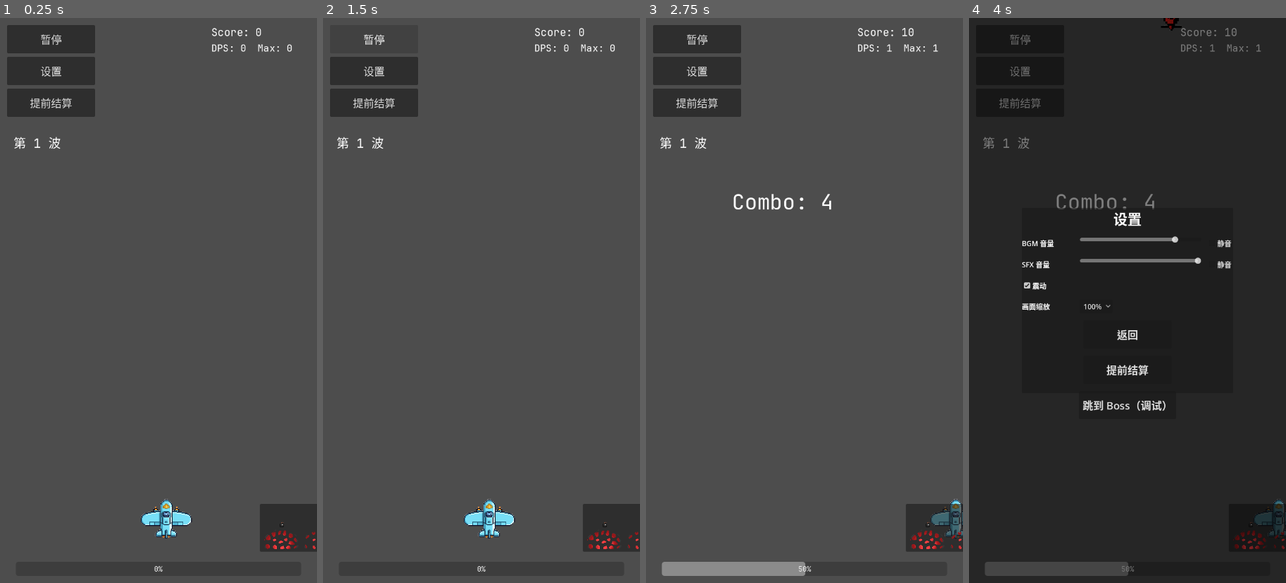
Above: before the commit, frames 1-4 (left to right).
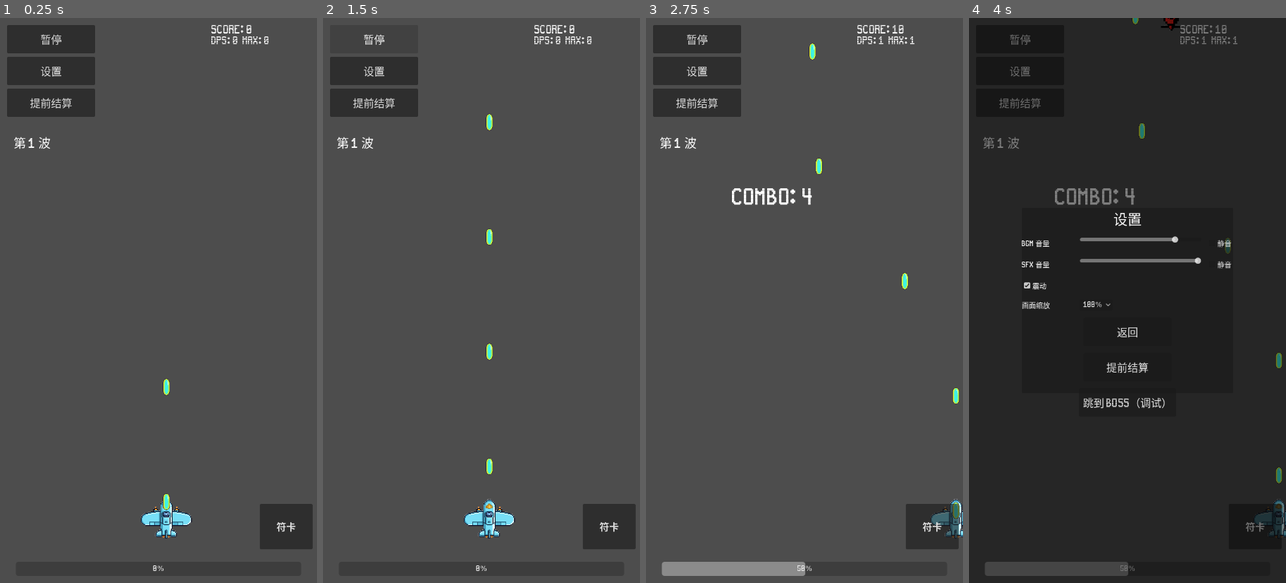
Above: after the commit, the same moments.

Repository: qingzhixing/plane-war
Game: Godot game, scene res://scenes/Main.tscn
The game is run twice, just before and just after one commit, with the same random seed, the same clock (stepped at 60 frames per second) and the same inputs. Sound files missing from this copy of the repository are replaced by a short silence.
Inputs (mouse positions are in pixels of both pictures, inside the frame that each line leads up to):
- Up to frame 1 (0.25 s): no input
- Up to frame 2 (1.5 s): click "暂停" at 0.5 s; click "继续" at 1.25 s
- Up to frame 3 (2.75 s): tap Enter at 2 s; move the mouse to (874, 272) at 2.02 s; hold D from 2.03 s (still down); tap P at 2.1 s; click (874, 272) at 2.17 s
- Up to frame 4 (4 s): release D at 2.75 s; click "设置" at 2.75 s; click "提前结算" at 3.5 s

The runs differ from the first frame. In frame 1, 1.0% of the frame differs, in the area x 8-100%, y 1-98%; in frame 2, 1.1%; in frame 3, 1.6%; in frame 4, 2.4%, in the area x 8-100%, y 0-98%.

Commit message:
🎮 ADD: 回退子弹贴图并统一像素字体
恢复玩家与敌方子弹到基础子弹贴图，移除符卡按钮对 Bomb 精灵表的错误引用，并统一动态与场景 UI 到像素字体主题。

Made-with: Cursor

Diff:
--- a/assets/theme/default_ui_theme.tres
+++ b/assets/theme/default_ui_theme.tres
@@ -1,6 +1,6 @@
 [gd_resource type="Theme" load_steps=2 format=3]
 
-[ext_resource type="FontFile" path="res://assets/font/JetBrainsMono[wght].ttf" id="1"]
+[ext_resource type="FontFile" path="res://assets/font/pixelFont-7-8x14-sproutLands.ttf" id="1"]
 
 [resource]
 default_font = ExtResource("1")
--- a/scenes/bullets/EnemyBasicBullet.tscn
+++ b/scenes/bullets/EnemyBasicBullet.tscn
@@ -1,7 +1,7 @@
 [gd_scene load_steps=4 format=3 uid="uid://bm1io1ijyvqyb"]
 
 [ext_resource type="Script" uid="uid://cr33b23e8ov8k" path="res://scripts/enemy_turret_bullet.gd" id="1_script"]
-[ext_resource type="Texture2D" path="res://assets/sprites/bullets/Arrow.png" id="2_tex"]
+[ext_resource type="Texture2D" uid="uid://b13ouvorm5y54" path="res://assets/sprites/bullets/bullet_enemy_basic.png" id="2_tex"]
 
 [sub_resource type="CircleShape2D" id="1"]
 radius = 22.022715
--- a/scenes/bullets/PlayerBullet.tscn
+++ b/scenes/bullets/PlayerBullet.tscn
@@ -1,21 +1,21 @@
-[gd_scene load_steps=4 format=3 uid="uid://du8esn7dxfruf"]
+[gd_scene format=3 uid="uid://du8esn7dxfruf"]
 
 [ext_resource type="Script" uid="uid://b76gldi4o1rfo" path="res://scripts/player_bullet.gd" id="1_g64gn"]
-[ext_resource type="Texture2D" path="res://assets/sprites/bullets/Gun.png" id="2_p7wmw"]
+[ext_resource type="Texture2D" uid="uid://w478a7uockj4" path="res://assets/sprites/bullets/bullet_player_basic.png" id="2_p7wmw"]
 
 [sub_resource type="CapsuleShape2D" id="CapsuleShape2D_p7wmw"]
 radius = 11.666666
 height = 63.333332
 
-[node name="PlayerBullet" type="Area2D"]
+[node name="PlayerBullet" type="Area2D" unique_id=1184914378]
 scale = Vector2(0.6, 0.6)
 script = ExtResource("1_g64gn")
 
-[node name="Sprite2D" type="Sprite2D" parent="."]
+[node name="Sprite2D" type="Sprite2D" parent="." unique_id=869012965]
 position = Vector2(1.1920929e-07, 2.3841858e-07)
 rotation = 1.5701729
 scale = Vector2(0.04, 0.04)
 texture = ExtResource("2_p7wmw")
 
-[node name="CollisionShape2D" type="CollisionShape2D" parent="."]
+[node name="CollisionShape2D" type="CollisionShape2D" parent="." unique_id=663031882]
 shape = SubResource("CapsuleShape2D_p7wmw")
--- a/scripts/boss_hud.gd
+++ b/scripts/boss_hud.gd
@@ -1,4 +1,6 @@
 extends CanvasLayer
+
+const _DEFAULT_UI_THEME: Theme = preload("res://assets/theme/default_ui_theme.tres")
 
 var _root: Control
 var _name_label: Label
@@ -10,6 +12,7 @@
 
 	_root = Control.new()
 	_root.mouse_filter = Control.MOUSE_FILTER_IGNORE
+	_root.theme = _DEFAULT_UI_THEME
 	_root.set_anchors_preset(Control.PRESET_FULL_RECT)
 	_root.set_offsets_preset(Control.PRESET_FULL_RECT)
 	add_child(_root)
--- a/scripts/game_over.gd
+++ b/scripts/game_over.gd
@@ -1,4 +1,6 @@
 extends CanvasLayer
+
+const _DEFAULT_UI_THEME: Theme = preload("res://assets/theme/default_ui_theme.tres")
 
 @export var player_path: NodePath
 @export var main_path: NodePath = NodePath("..")
@@ -25,6 +27,7 @@
 	# 复用场景中已有的 GameOver UI 结构：GameOver/Root/... 节点
 	var root := get_node_or_null("Root")
 	if root is Control:
+		(root as Control).theme = _DEFAULT_UI_THEME
 		root.mouse_filter = Control.MOUSE_FILTER_STOP
 		root.visible = false
 		_panel = root.get_node_or_null("Panel") as ColorRect
--- a/scripts/hud.gd
+++ b/scripts/hud.gd
@@ -249,9 +249,6 @@
 	_bomb_button.add_theme_font_size_override("font_size", 22)
 	if _pixel_bold_font != null:
 		_bomb_button.add_theme_font_override("font", _pixel_bold_font)
-	var icon_tex := load("res://assets/sprites/bullets/Bomb.png") as Texture2D
-	if icon_tex != null:
-		_bomb_button.icon = icon_tex
 	_bomb_button.anchor_left = 0.82
 	_bomb_button.anchor_right = 0.98
 	_bomb_button.anchor_top = 0.86
--- a/scripts/settings_ui.gd
+++ b/scripts/settings_ui.gd
@@ -1,4 +1,6 @@
 extends CanvasLayer
+
+const _DEFAULT_UI_THEME: Theme = preload("res://assets/theme/default_ui_theme.tres")
 
 var _root: Control
 var _panel: Panel
@@ -20,6 +22,7 @@
 
 	_root = Control.new()
 	_root.mouse_filter = Control.MOUSE_FILTER_STOP
+	_root.theme = _DEFAULT_UI_THEME
 	add_child(_root)
 	_root.set_anchors_preset(Control.PRESET_FULL_RECT)
 	_root.set_offsets_preset(Control.PRESET_FULL_RECT)
--- a/scripts/upgrade_ui.gd
+++ b/scripts/upgrade_ui.gd
@@ -1,4 +1,6 @@
 extends CanvasLayer
+
+const _DEFAULT_UI_THEME: Theme = preload("res://assets/theme/default_ui_theme.tres")
 
 const UPGRADES: Array[Dictionary] = [
 	{"id": "fire_rate", "name": "射速提升", "desc": "射击间隔缩短 15%"},
@@ -34,6 +36,7 @@
 	_root = Control.new()
 	_root.set_anchors_preset(Control.PRESET_FULL_RECT)
 	_root.set_offsets_preset(Control.PRESET_FULL_RECT)
+	_root.theme = _DEFAULT_UI_THEME
 	add_child(_root)
 
 	_panel = ColorRect.new()
